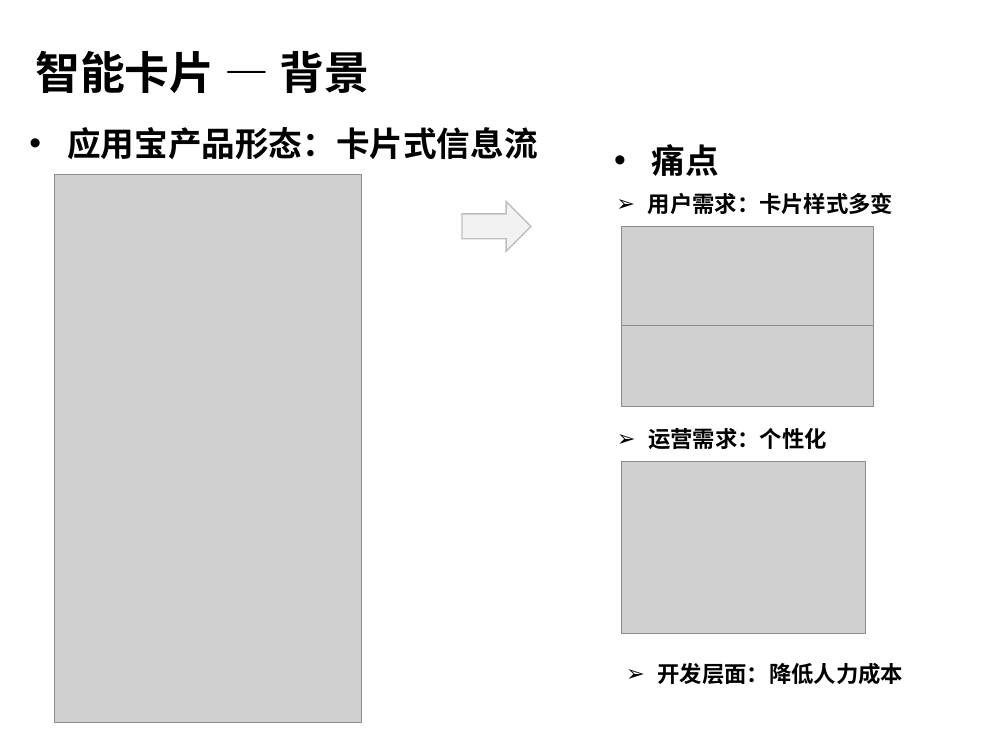
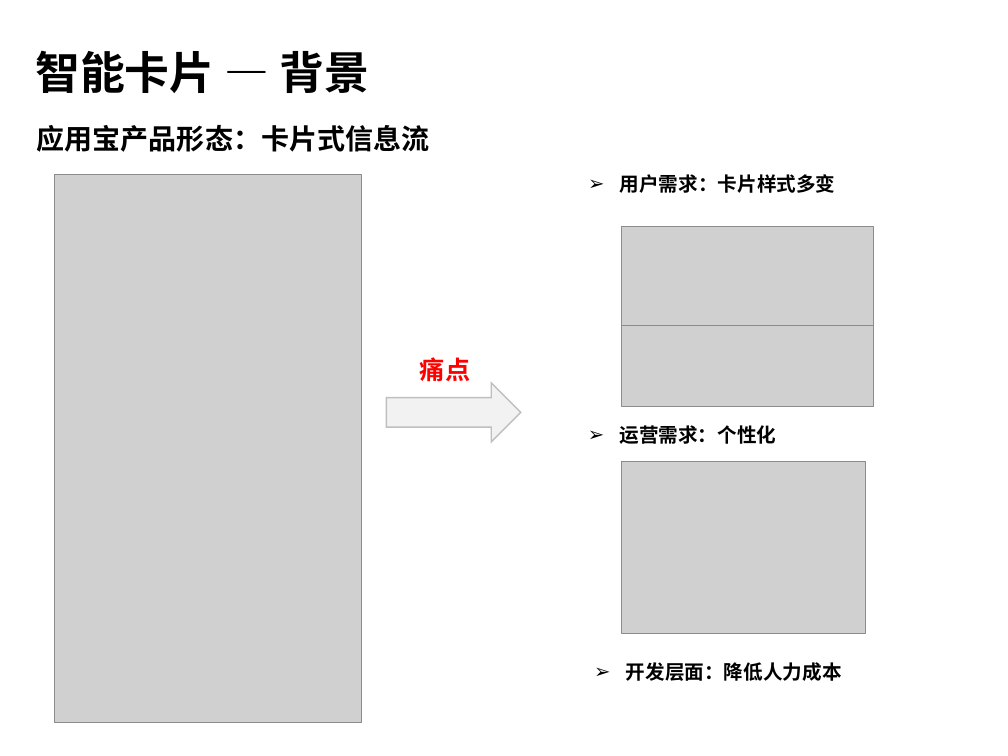
Before and after one commit to hamlingong/data, a slide deck: slide 4 of promote/龚海龙-v1.0.ppt. Drawn at 1008x756 pixels with LibreOffice and Linux fonts; fonts in the diff are those of the drawing; grey boxes stand for pictures; background and template pictures are left out. Boxes give left, top, right and bottom in pixels: in the first picture for what was removed or moved away, otherwise in the second. Text is boxed around its words. In the diff, an @@ line names an element or a change of style, - is before the commit and + after.

Commit message:
update

```diff
--- a/promote/龚海龙-v1.0.ppt
+++ b/promote/龚海龙-v1.0.ppt
@@ text "应用宝产品形态：卡片式信息流": place and size @@
-text "应用宝产品形态：卡片式信息流" at [67,127,537,159]
+text "应用宝产品形态：卡片式信息流" at [37,125,430,152]
@@ text "应用宝产品形态：卡片式信息流" at [37,125,430,152]: size 24 to 20 pt; bullet • to none @@
@@ size 16 to 14 pt in 3 elements at [619,425,776,444], [626,662,842,681], [620,174,836,193] @@
@@ text "用户需求：卡片样式多变": place and size @@
-text "用户需求：卡片样式多变" at [648,193,894,214]
+text "用户需求：卡片样式多变" at [620,174,836,193]
@@ text "痛点": place and size @@
-text "痛点" at [652,144,719,176]
+text "痛点" at [420,357,470,382]
@@ text "痛点" at [420,357,470,382]: size 24 to 18 pt, text colour #000000 to #FF0000; bullet • to none @@
@@ right arrow: place and size @@
-right arrow at [462,202,530,251]
+right arrow at [386,383,520,443]
@@ text "运营需求：个性化": place and size @@
-text "运营需求：个性化" at [648,428,827,449]
+text "运营需求：个性化" at [619,425,776,444]
@@ text "开发层面：降低人力成本": place and size @@
-text "开发层面：降低人力成本" at [658,663,904,684]
+text "开发层面：降低人力成本" at [626,662,842,681]
```
Also in this commit, not shown: 17 other slides changed, 1 slide removed.
